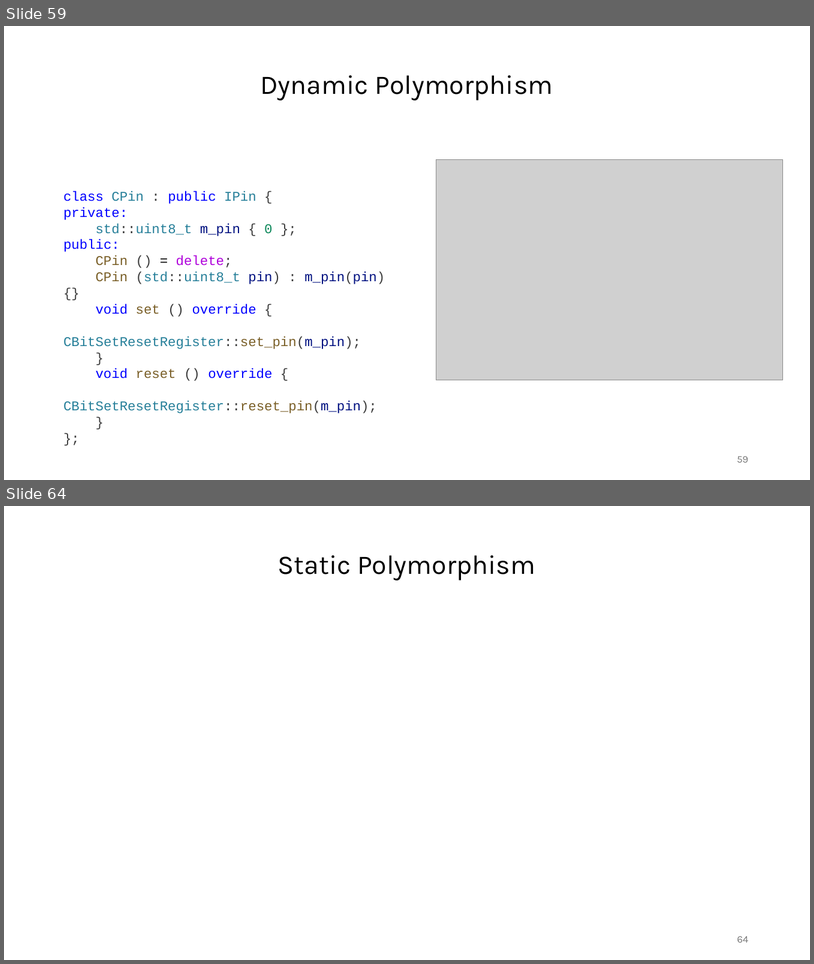
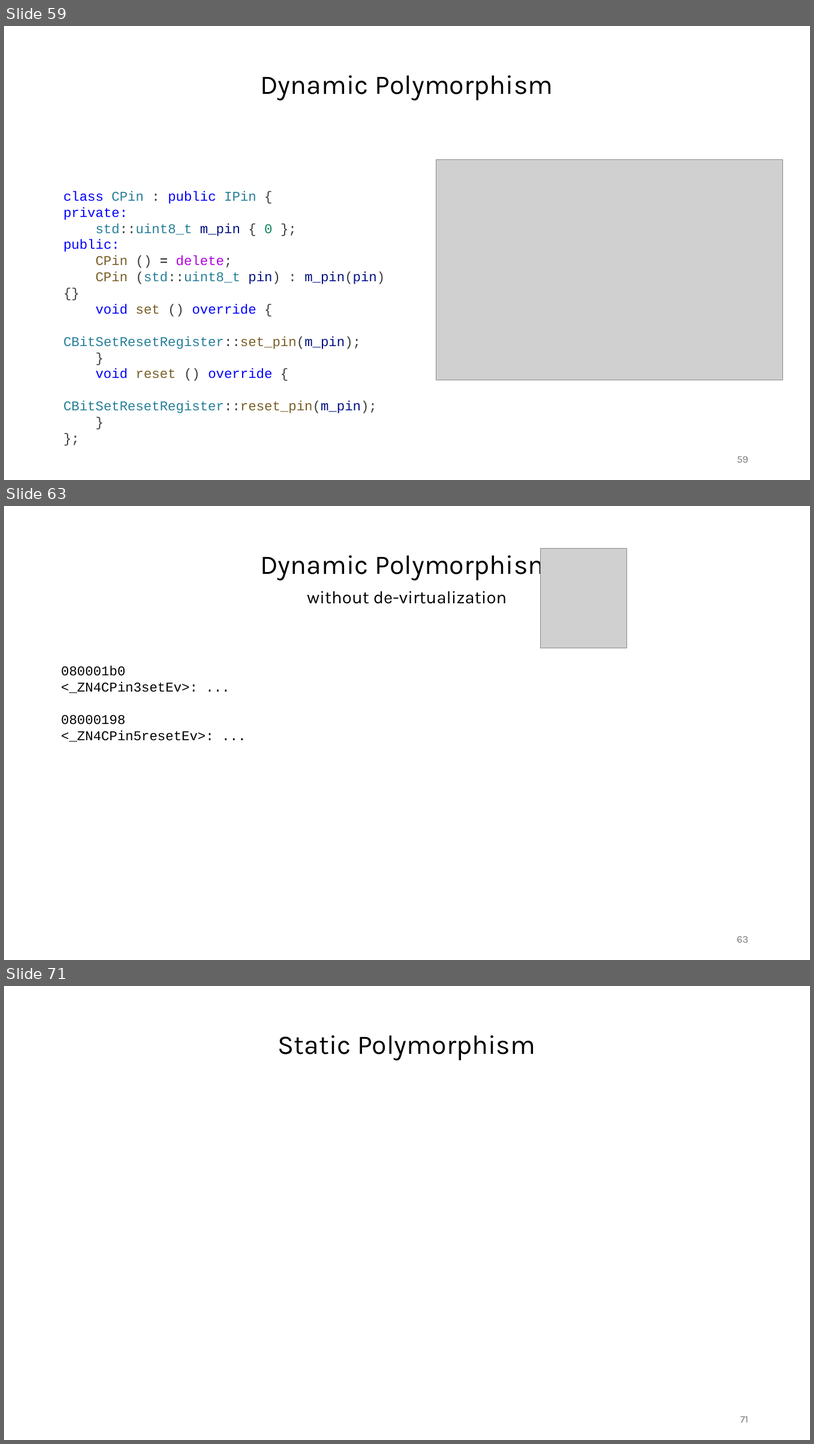
Before and after one commit to janos32783/cppcon_2024_cost_cpp_abstractions, a slide deck: presentation/cppcon.pptx. Shown one above the other, each under a label of ours: slides 59 and 64 before the commit, slides 59, 63 and 71 after it; the slides between them are not shown. The pictures are 814x964 and 814x1444 pixels, drawn with LibreOffice and Linux fonts; fonts in the diff are those of the drawing; grey boxes stand for pictures. Boxes give left, top, right and bottom in pixels: in the first picture for what was removed or moved away, otherwise in the second. Text is boxed around its words. In the diff, an @@ line names an element or a change of style, - is before the commit and + after.

Commit message:
dynamic polymorphism done for now

```diff
--- a/presentation/cppcon.pptx
+++ b/presentation/cppcon.pptx
@@ slide 63 added at [4, 506, 810, 960], background #FFFFFF @@
@@ text added at [260, 549, 553, 604], 21 pt, text #000000 @@
+Dynamic Polymorphism
+without de-virtualization
@@ picture added at [541, 549, 627, 648] @@
@@ text added at [61, 666, 214, 742], 16 pt, text #000000 @@
+080001b0 <_ZN4CPin3setEv>: ...
+08000198 <_ZN4CPin5resetEv>: ...
@@ page number added at [737, 936, 749, 942], 12 pt, text #787878 @@
+63
@@ what was slide 64 is now slide 71 @@
@@ page number at [741, 1416, 749, 1422]: text changed @@
-64
+71
```
Also in this commit, not shown: 3 slides changed, 7 other slides added, 1 slide removed, 4 other files.
